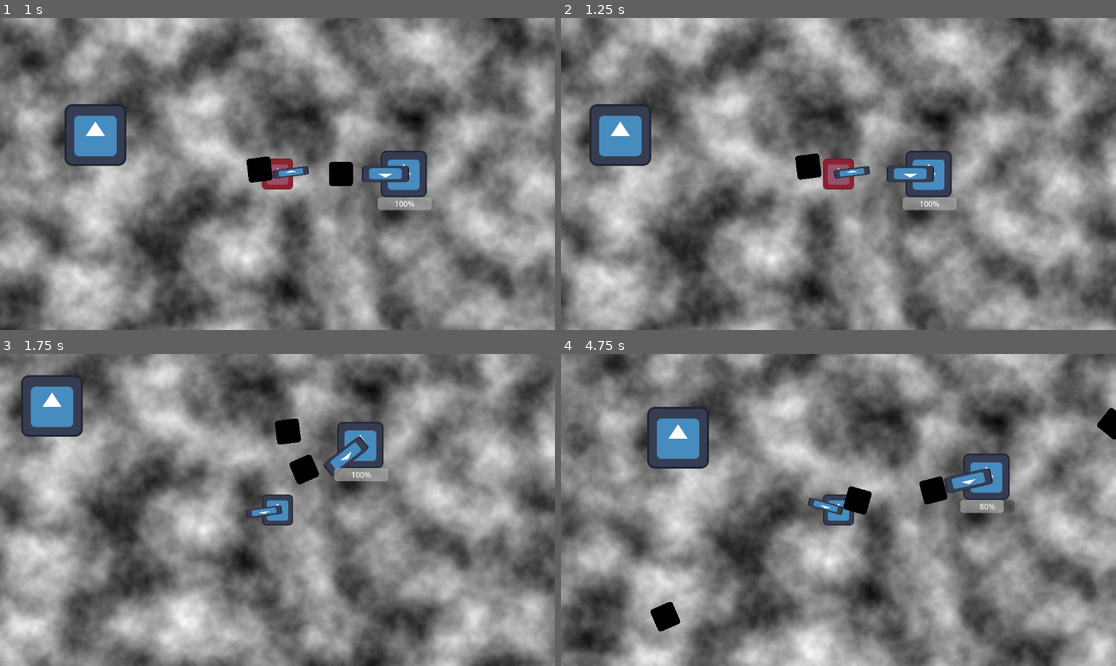
Above: before the commit, frames 1-4 (two rows, left to right).
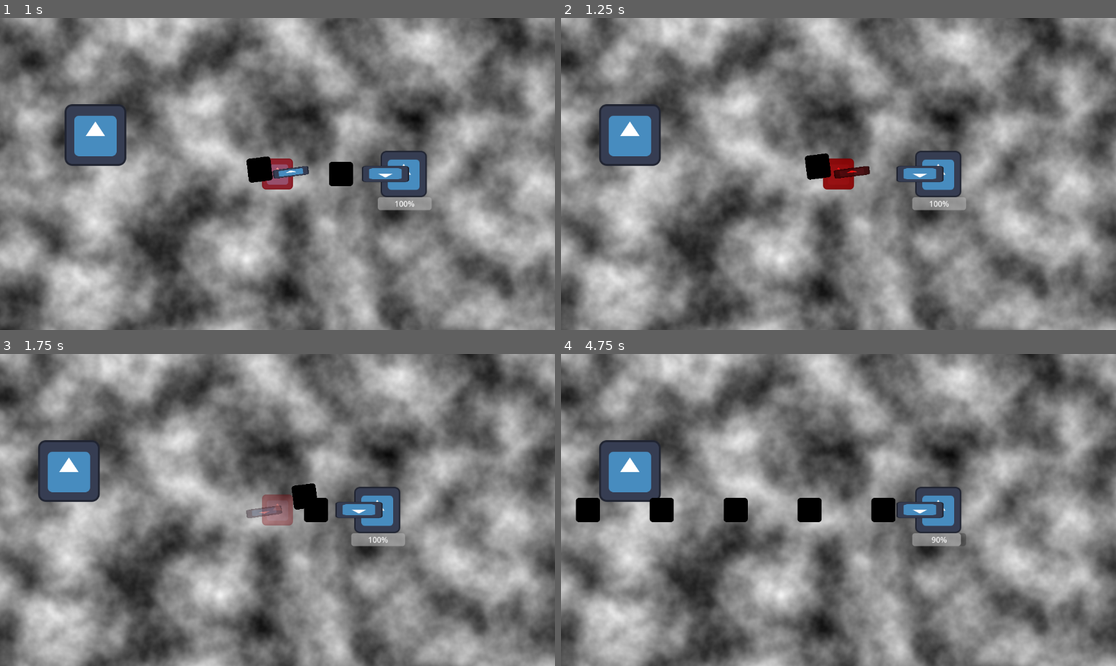
Above: after the commit, the same moments.

Repository: jacobartis/Tower-of-the-Time-Lich
Game: Godot game, scene res://world.tscn
Two runs of this game, one before a commit and one after it. Both use one fixed random seed, a clock stepped at 60 frames per second and the inputs below. The engine's default icon, where the game draws it, is replaced by a stand-in: a white triangle on a blue panel in a dark square.
Inputs (mouse positions are in pixels of both pictures, inside the frame that each line leads up to):
- Up to frame 1 (1 s): move the mouse to (399, 158) at 0.52 s; hold D (player_right) from 0.53 s (still down); right-click (399, 158) at 0.6 s
- Up to frame 2 (1.25 s): keep holding D (player_right)
- Up to frame 3 (1.75 s): move the mouse to (166, 525) at 1.27 s; release D (player_right) at 1.28 s; hold S (player_down) from 1.28 s (still down); tap E (player_interact) at 1.35 s
- Up to frame 4 (4.75 s): move the mouse to (894, 441) at 2.02 s; release S (player_down) at 2.03 s; press the mouse at (894, 441) at 2.03 s; hold D (player_right) 2.03-2.78 s; move the mouse to (810, 572) at 2.77 s; release the mouse at (810, 572) at 2.78 s; hold W (player_up) 2.78-3.53 s; right-click (810, 572) at 2.85 s; move the mouse to (1005, 556) at 3.52 s; hold A (player_left) from 3.53 s (still down); tap E (player_interact) at 3.6 s; move the mouse to (672, 463) at 4.27 s; click (672, 463) at 4.35 s

Frame 1 is identical in both runs. In frame 2, 33% of the frame differs, in the area x 0-100%, y 0-100%; in frame 3, 71%; in frame 4, 73%.

Commit message:
Emits hit taken at start of function.

Diff:
--- a/scripts/entity components/hit_handler_component.gd
+++ b/scripts/entity components/hit_handler_component.gd
@@ -6,6 +6,6 @@
 @export var health_component:HealthComponent
 
 func handle_hit(hit:AttackInfo):
+	hit_taken.emit()
 	if hit.damage:
 		health_component.take_damage(hit.damage)
-	hit_taken.emit()
